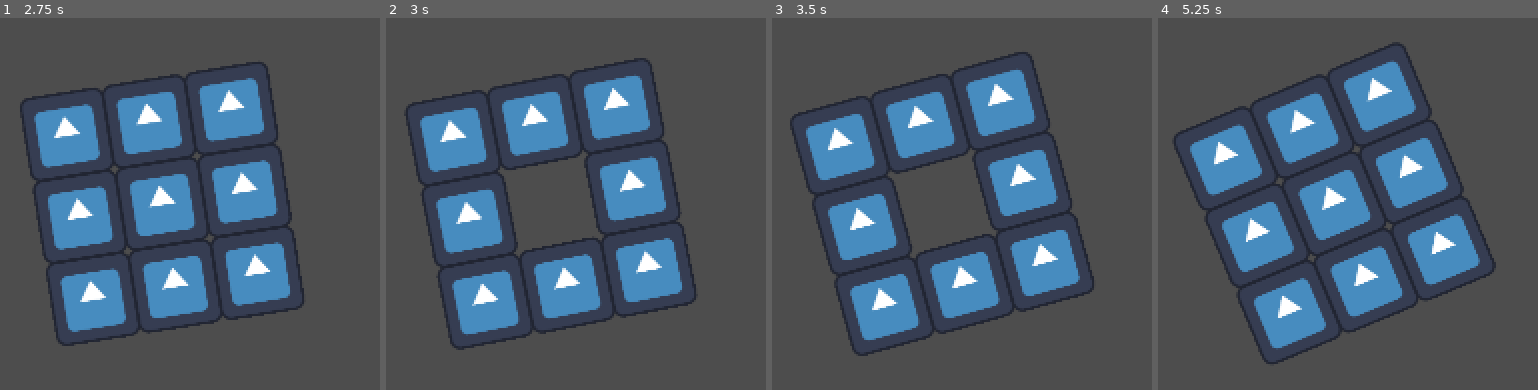
Above: before the commit, frames 1-4 (left to right).
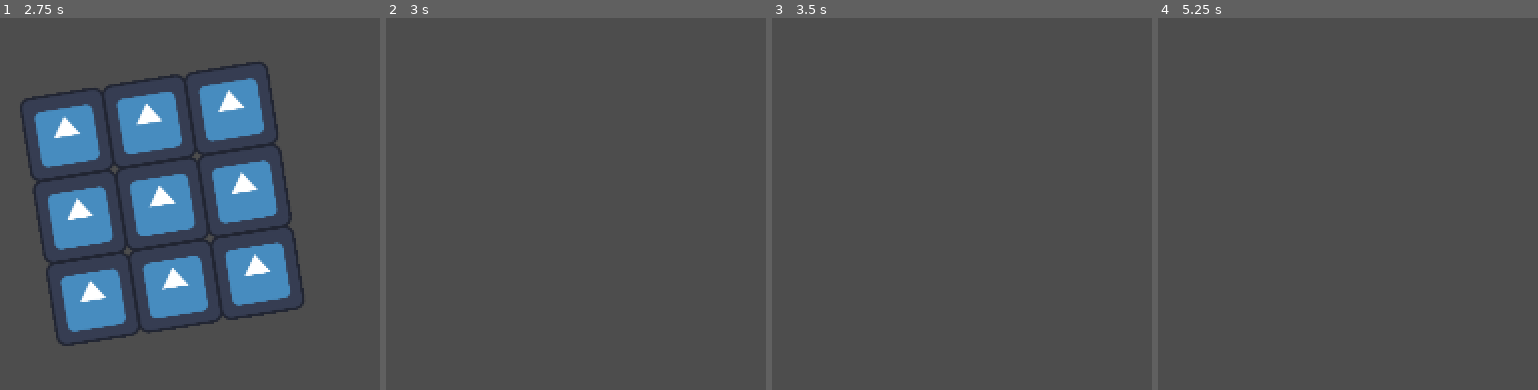
Above: after the commit, the same moments.

Repository: ARCsweden/GameJam2024FallA
Game: Godot game, scene res://Scenes/TestRaftScene.tscn
The game is run twice, just before and just after one commit, with the same random seed, the same clock (stepped at 60 frames per second) and the same inputs. The project has no main scene, so this scene is started directly. The engine's default icon, where the game draws it, is replaced by a stand-in: a white triangle on a blue panel in a dark square.
Inputs (mouse positions are in pixels of both pictures, inside the frame that each line leads up to):
- Up to frame 1 (2.75 s): tap Enter (ui_accept) at 0.5, 0.77, 1.52 s; move the mouse to (outside the picture) at 0.52 s; hold Right (ui_right) 0.53-1.28 s; move the mouse to (212, 282) at 1.27 s; hold Down (ui_down) 1.28-2.03 s; move the mouse to (outside the picture) at 2.02 s; hold Right (ui_right) from 2.03 s (still down)
- Up to frame 2 (3 s): move the mouse to (outside the picture) at 2.77 s; release Right (ui_right) at 2.78 s; hold Up (ui_up) from 2.78 s (still down)
- Up to frame 3 (3.5 s): keep holding Up (ui_up); tap Enter (ui_accept) at 3.02 s
- Up to frame 4 (5.25 s): move the mouse to (outside the picture) at 3.52 s; release Up (ui_up) at 3.53 s; hold Left (ui_left) 3.53-5.03 s; tap Enter (ui_accept) at 3.77, 4.52, 5 s; move the mouse to (1211, 103) at 4.27 s; move the mouse to (outside the picture) at 5.02 s; hold Down (ui_down) from 5.03 s (still down)

Frame 1 is identical in both runs. In frame 2, 24% of the frame differs, in the area x 4-82%, y 10-90%; in frame 3, 24%; in frame 4, 27%, in the area x 4-89%, y 6-94%.

Commit message:
Collision functionality
Added collision functionality to the raft tile
Added new functions to the raft tile to handle damage taken, repair and rebuild

Diff:
--- a/dontdrowntogether/Scenes/RaftTile.tscn
+++ b/dontdrowntogether/Scenes/RaftTile.tscn
@@ -7,8 +7,7 @@
 size = Vector2(100, 100)
 
 [node name="RaftTile" type="StaticBody2D"]
-collision_layer = 2
-collision_mask = 2
+collision_layer = 0
 script = ExtResource("1_3r40d")
 metadata/_edit_group_ = true
 
--- a/dontdrowntogether/Scripts/raft_body.gd
+++ b/dontdrowntogether/Scripts/raft_body.gd
@@ -27,7 +27,7 @@
 	if Input.is_action_just_pressed("ui_up"):
 		destroy_tile(1, 1)
 	if Input.is_action_just_pressed("ui_down"):
-		repair_tile(1, 1)
+		rebuild_tile(1, 1)
 
 
 func paddle():
@@ -39,8 +39,8 @@
 func destroy_tile(r, c):
 	grid[r][c].destroy()
 
-func repair_tile(r, c):
-	grid[r][c].repair()
+func rebuild_tile(r, c):
+	grid[r][c].rebuild()
 
 func _create_grid() -> void:
 	#Instantiate tiles in a 3x3 grid.
--- a/dontdrowntogether/Scripts/raft_tile.gd
+++ b/dontdrowntogether/Scripts/raft_tile.gd
@@ -1,19 +1,30 @@
-extends Node
+extends StaticBody2D
 
+var health = 2
 
 # Called when the node enters the scene tree for the first time.
 func _ready() -> void:
 	pass # Replace with function body.
 
-
 # Called every frame. 'delta' is the elapsed time since the previous frame.
 func _process(delta: float) -> void:
 	pass
 
+func take_damage():
+	set_collision_layer_value(2, true) #Collision layer that shows the tile is damaged
+	health -= 1
+	if(health == 0):
+		destroy()
 
 func destroy():
 	self.visible = 0
-
+	set_collision_layer_value(1, true) #Set collision layer to one that collides with a player
 
 func repair():
+	self.health = 2
+	set_collision_layer_value(2, false)
+
+func rebuild():
 	self.visible = 1
+	self.health = 2
+	set_collision_layer_value(1, false)
--- a/dontdrowntogether/project.godot
+++ b/dontdrowntogether/project.godot
@@ -14,6 +14,10 @@
 config/features=PackedStringArray("4.3", "Forward Plus")
 config/icon="res://icon.svg"
 
+[autoload]
+
+SignalBus="*res://Scripts/SignalBus.gd"
+
 [display]
 
 window/size/viewport_width=1920
@@ -22,3 +26,8 @@
 [dotnet]
 
 project/assembly_name="DontDrownTogether"
+
+[layer_names]
+
+2d_physics/layer_1="PlayerCollision"
+2d_physics/layer_2="Damaged"
